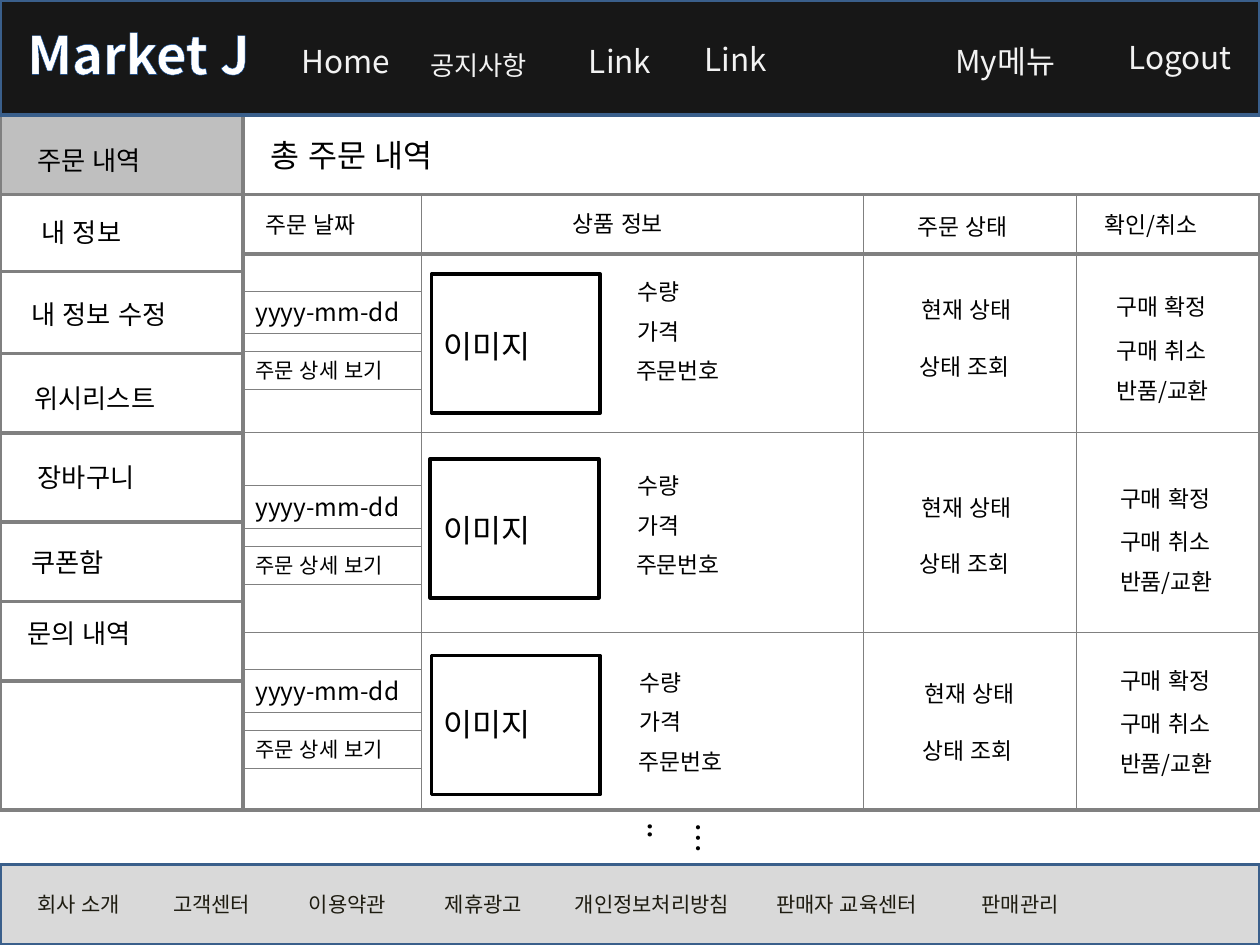
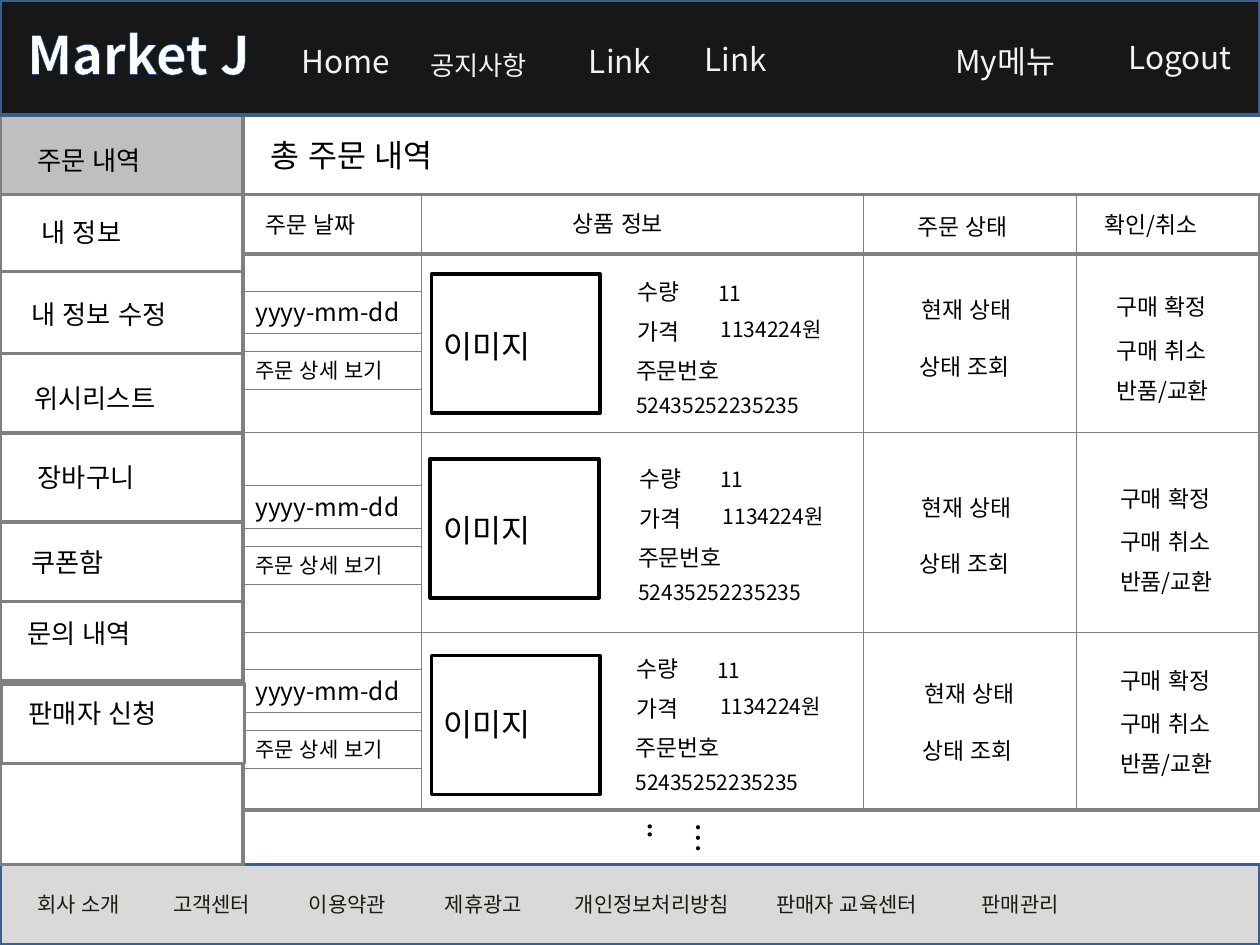
Before and after one commit to rosangels2/market, a slide deck: slide 8 of 포트폴리오/스토리보드/스토리보드.pptx (slide 6 before the commit). Drawn at 1260x945 pixels with LibreOffice and Linux fonts; fonts in the diff are those of the drawing. Boxes give left, top, right and bottom in pixels: in the first picture for what was removed or moved away, otherwise in the second. Text is boxed around its words. In the diff, an @@ line names an element or a change of style, - is before the commit and + after.

```diff
--- a/포트폴리오/스토리보드/스토리보드.pptx
+++ b/포트폴리오/스토리보드/스토리보드.pptx
@@ rectangle: place and size @@
-rectangle at <box>0,116,243,810</box>
+rectangle at <box>0,116,243,866</box>
@@ text added at <box>718,285,741,301</box>, 12 pt, text #000000 @@
+11
@@ text added at <box>721,319,822,339</box>, 12 pt, text #000000 @@
+1134224원
@@ text added at <box>636,397,799,414</box>, 12 pt, text #000000 @@
+52435252235235
@@ text added at <box>720,471,743,487</box>, 12 pt, text #000000 @@
+11
@@ 3 texts: place and size @@
-3 texts at <box>636,475,720,575</box>
+3 texts at <box>638,468,722,568</box>
@@ text added at <box>723,506,824,526</box>, 12 pt, text #000000 @@
+1134224원
@@ text added at <box>638,584,801,601</box>, 12 pt, text #000000 @@
+52435252235235
@@ rectangle added at <box>1,684,244,764</box>, fill #FFFFFF, outline #808080 2 pt @@
@@ 3 texts: place and size @@
-3 texts at <box>639,672,723,772</box>
+3 texts at <box>635,658,719,758</box>
@@ text added at <box>717,662,740,678</box>, 12 pt, text #000000 @@
+11
@@ text added at <box>29,701,157,725</box>, 15 pt, text #000000 @@
+판매자 신청
@@ text added at <box>720,696,821,716</box>, 12 pt, text #000000 @@
+1134224원
@@ text added at <box>635,774,798,791</box>, 12 pt, text #000000 @@
+52435252235235
```
Also in this commit, not shown: 10 other slides changed, 14 slides added, 18 slides removed.
